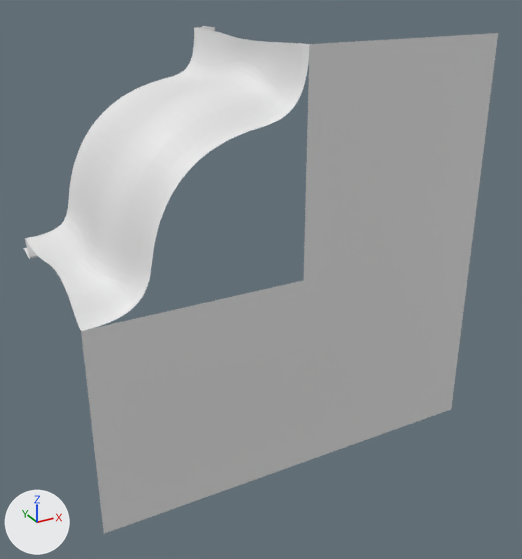
The OBJ model data/bmc/bmc_tiles/t_244.obj, before and after one commit.
The view is the same before and after, from a 50 mm lens placed at (-0.791, -1.243, 0.646), pointed at (0.006, 0.207, -0.079). Lighting does not change. The marker at lower left points along +X, +Y and +Z. Where no turn or scale is listed for an object, it has been applied to the vertices.

Objects in the first picture: 't_244'.
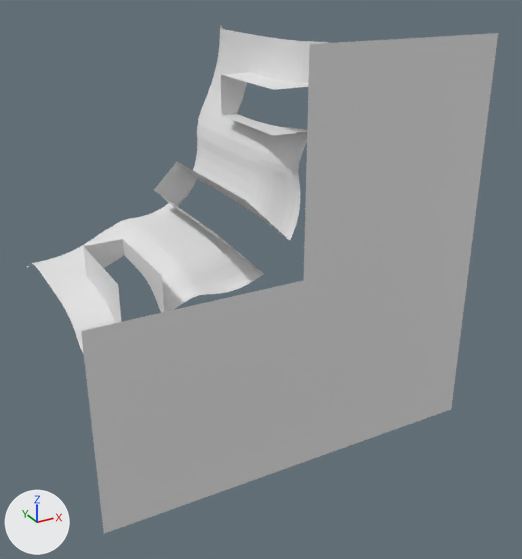
Where the change shows, as pixel boxes (x1, y1, x2, y2) in the pictures (522 x 559 px):
't_244', reshaped
    before: (24, 26, 498, 534)
    after: (26, 25, 498, 534)
part 1 of me_t_244, added
    after: (26, 25, 328, 354)
part 2 of me_t_244, deleted
    before: (24, 26, 310, 331)

The change, as a diff of the scene's bpy script:
```diff
--- a/data/bmc/bmc_tiles/t_244.obj.py
+++ b/data/bmc/bmc_tiles/t_244.obj.py
@@ me_t_244 @@
 # used by ob_t_244; location = (0.0, 0.0, 0.0)
-me_t_244.from_pydata(...)  # 2748 vertices, 5296 faces; spans x -0.5..0.5, y 0.0..0.5, z -0.5..0.5
+me_t_244.from_pydata(...)  # 923 vertices, 1683 faces; spans x -0.5..0.5, y 0.0..0.5, z -0.5..0.5
+# me_t_244 part 1: a new loose piece of 915 vertices spanning x -0.5..0.051, y 0.0..0.5, z -0.051..0.5
+# me_t_244 part 2: 2740 vertices removed from x -0.5..0.008, y 0.0..0.5, z -0.008..0.5
```
